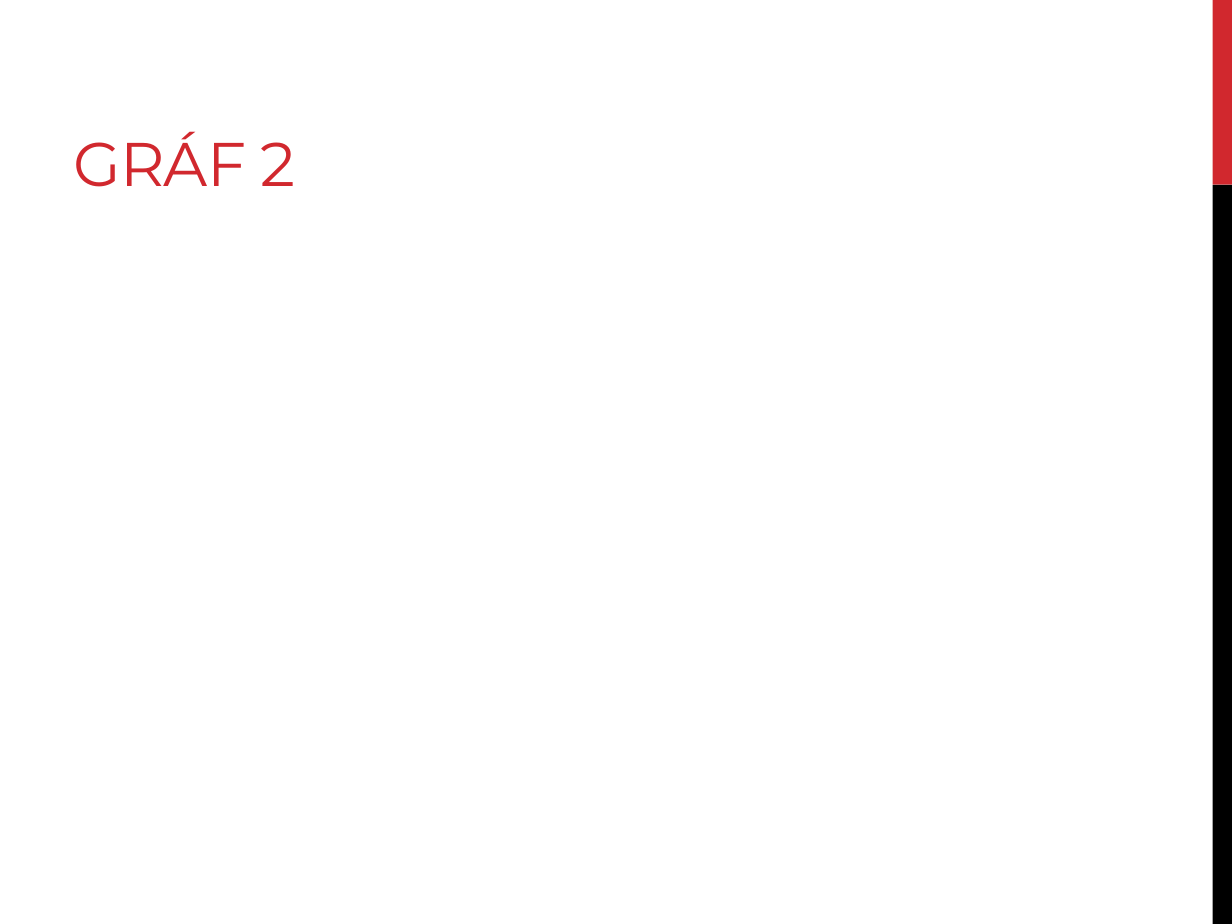
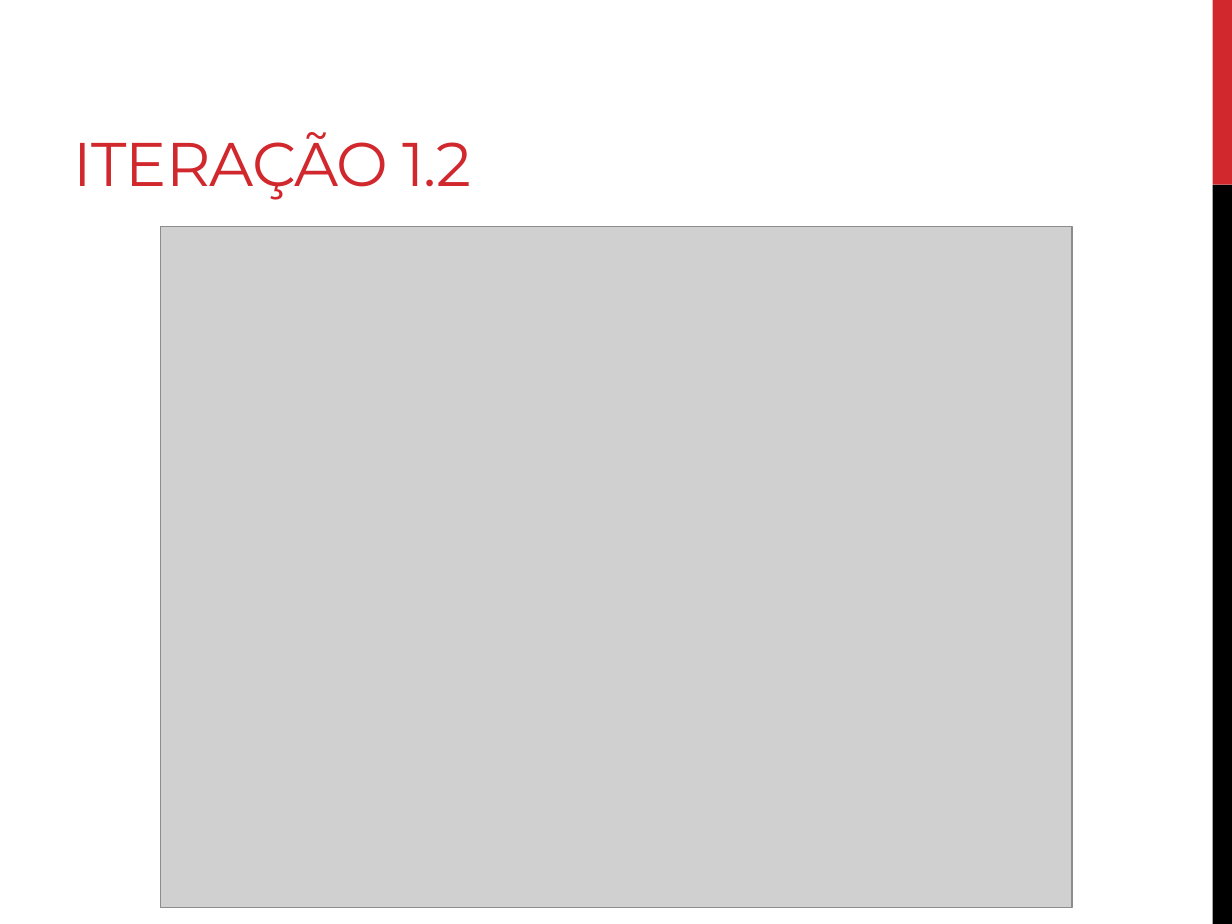
Before and after one commit to thegentil/Projeto_ModSim, a slide deck: slide 10 of Apresentação Final.pptx. Drawn at 1232x924 pixels with LibreOffice and Linux fonts; fonts in the diff are those of the drawing; grey boxes stand for pictures. Boxes give left, top, right and bottom in pixels: in the first picture for what was removed or moved away, otherwise in the second. Text is boxed around its words. In the diff, an @@ line names an element or a change of style, - is before the commit and + after.

```diff
--- a/Apresentação Final.pptx
+++ b/Apresentação Final.pptx
@@ title at <box>74,132,472,200</box>: text changed @@
-GRÁF 2
+ITERAÇÃO 1.2
@@ picture added at <box>160,227,1072,907</box> @@
```
Also in this commit, not shown: 2 other slides changed, 2 slides added, 1 slide removed.
